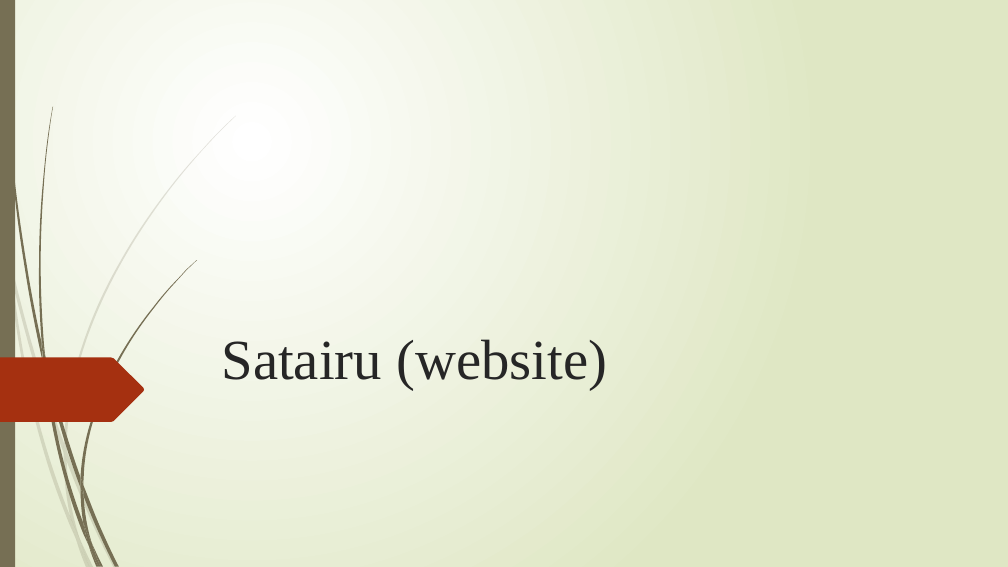
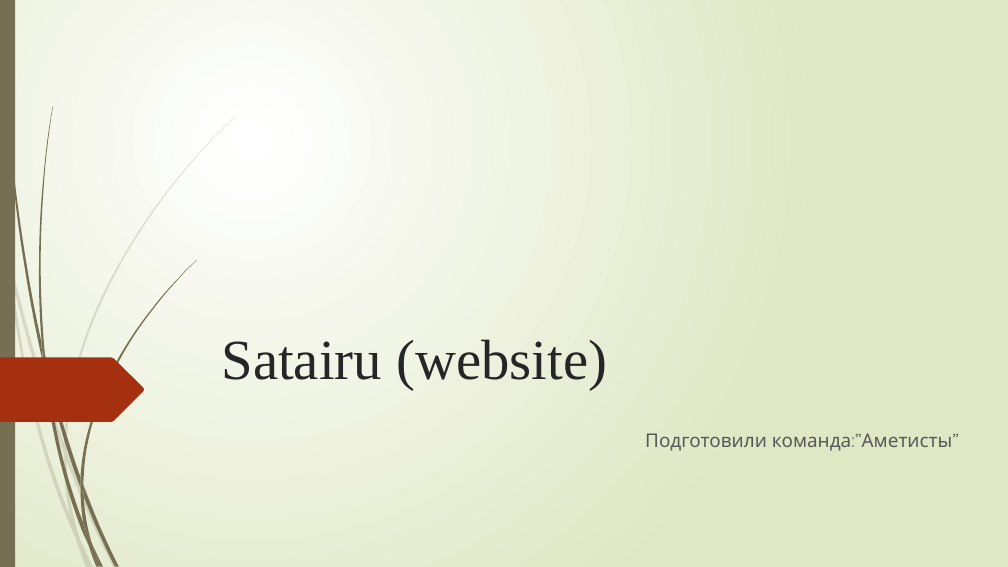
Before and after one commit to JlpoCTak/ittech1234, a slide deck: slide 1 of презентация.pptx. Drawn at 1008x567 pixels with LibreOffice and Linux fonts; fonts in the diff are those of the drawing. Boxes give left, top, right and bottom in pixels: in the first picture for what was removed or moved away, otherwise in the second. Text is boxed around its words. In the diff, an @@ line names an element or a change of style, - is before the commit and + after.

```diff
--- a/презентация.pptx
+++ b/презентация.pptx
@@ subtitle added at <box>645,433,959,451</box>, 18 pt, text #595959 @@
+Подготовили команда:”Аметисты”
```
Also in this commit, not shown: 1 other file.
